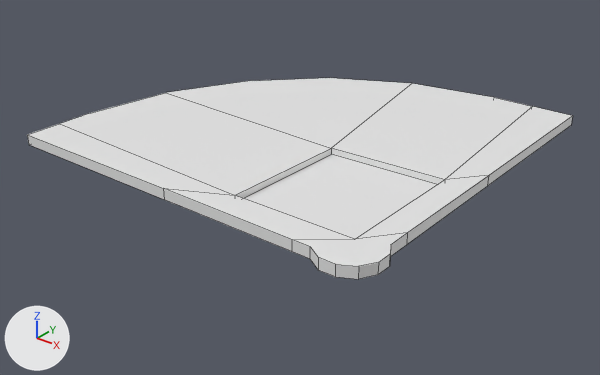
Renders of the FBX model Assets/CustomModels/base.fbx from each side of a commit.
Rendered twice from a 50 mm camera at (25.9, -32.6, 16.8) aimed at (0.7, -1.1, -2.8). Arrows for +X, +Y and +Z are at lower left; the lights stay in place. Mesh edges are drawn as thin lines. Where no turn or scale is listed for an object, it has been applied to the vertices.
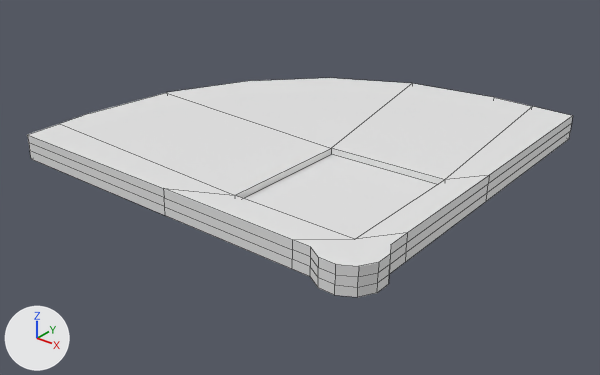
Changed parts and their boxes [x1, y1, x2, y2] in the pictures (600 x 375 px):
'Cube', reshaped (9% taller): before [27, 78, 573, 279]; after [27, 78, 573, 297]
part 1 of me_cube, built on: before [27, 116, 573, 279]; after [27, 116, 573, 297]

Patch to the scene script:
```diff
--- a/Assets/CustomModels/base.fbx.py
+++ b/Assets/CustomModels/base.fbx.py
@@ me_cube @@
 # used by ob_cube; location = (0.0, 0.0, 0.0)
-me_cube.from_pydata(...)  # 52 vertices, 35 faces; spans x -10.5..11.1, y -10.5..10.5, z -0.3..0.3
+me_cube.from_pydata(...)  # 82 vertices, 63 faces; spans x -10.5..11.1, y -10.5..10.5, z -1.1..0.3
+# me_cube part 1
+# 17 faces are deleted
+# 19 vertices in x -10.5..11.1, y -10.5..10.5, z -0.3 move by (0.0, 0.0, -0.8)
+# 2 vertices move from x -10.5..10.7, y -5.9..10.5, z -0.3 to x -10.5..10.7, y -5.9..10.5, z -0.2
+# 4 vertices are added at (10.7, 10.5, -1.1), (-10.5, -5.9, -1.1), (-10.5, -5.9, -0.6), (10.7, 10.5, -0.6)
+# 13 new vertices lie (0.0, 0.0, 0.5) away from vertices in x -10.5..11.1, y -10.5..0.5, z -0.3
+# 13 new vertices lie (0.0, 0.0, -0.5) away from vertices in x -10.5..11.1, y -10.5..0.5, z 0.3
+# 45 new faces join them
 me_cube.materials.append(mat_material)
```
